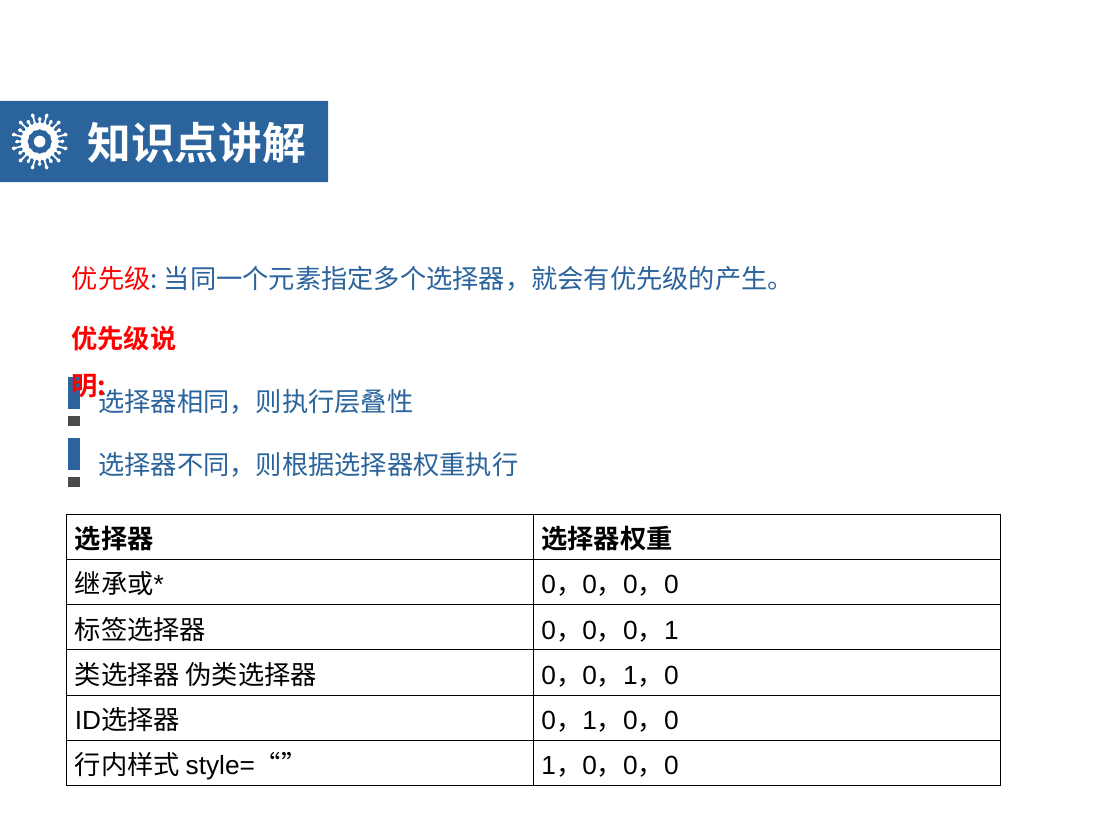
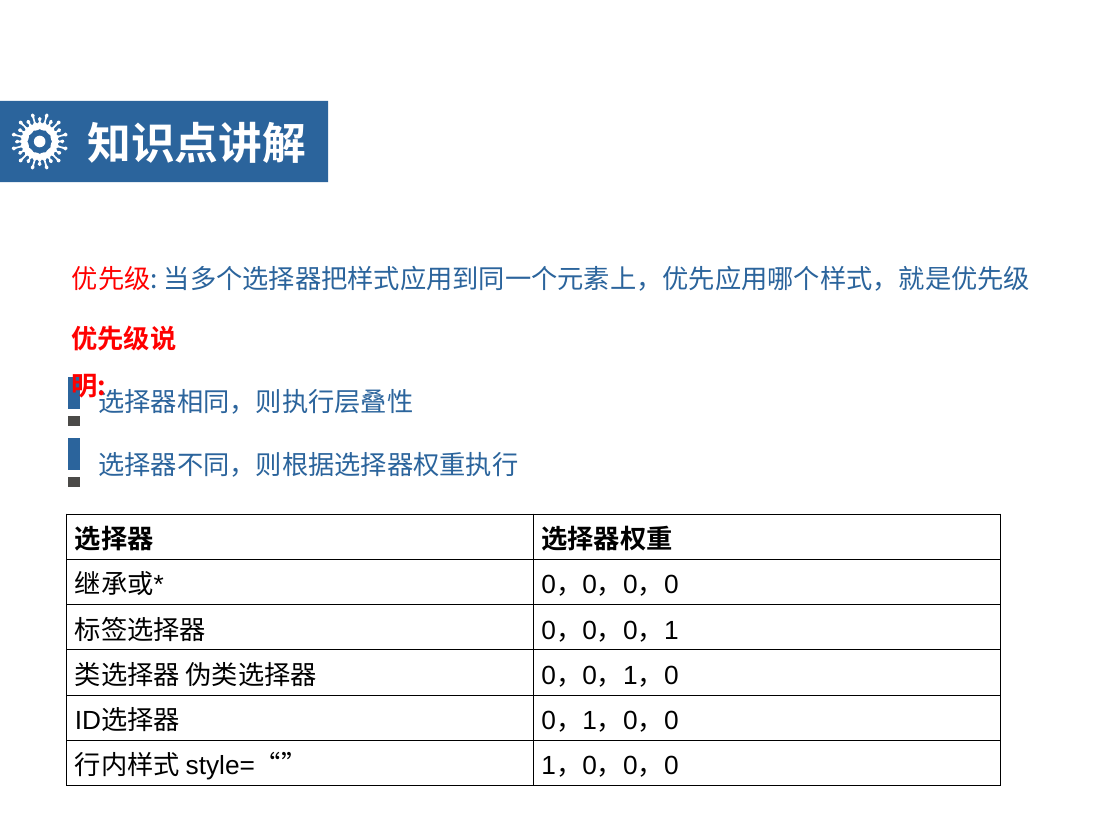
Before and after one commit to Ischenchenya/HTMLandCSSCourse, a slide deck: slide 7 of day05-CSS3/teach/day05-HTML5CSS3.pptx (slide 8 before the commit). Drawn at 1120x840 pixels with LibreOffice and Linux fonts; fonts in the diff are those of the drawing; background and template pictures are left out. Boxes give left, top, right and bottom in pixels: in the first picture for what was removed or moved away, otherwise in the second. Text is boxed around its words. In the diff, an @@ line names an element or a change of style, - is before the commit and + after.

```diff
--- a/day05-CSS3/teach/day05-HTML5CSS3.pptx
+++ b/day05-CSS3/teach/day05-HTML5CSS3.pptx
@@ text at (72, 266, 1030, 291): text changed @@
-优先级: 当同一个元素指定多个选择器，就会有优先级的产生。
+优先级: 当多个选择器把样式应用到同一个元素上，优先应用哪个样式，就是优先级
```
Also in this commit, not shown: 7 other slides changed, 1 slide removed, 16 other files.
